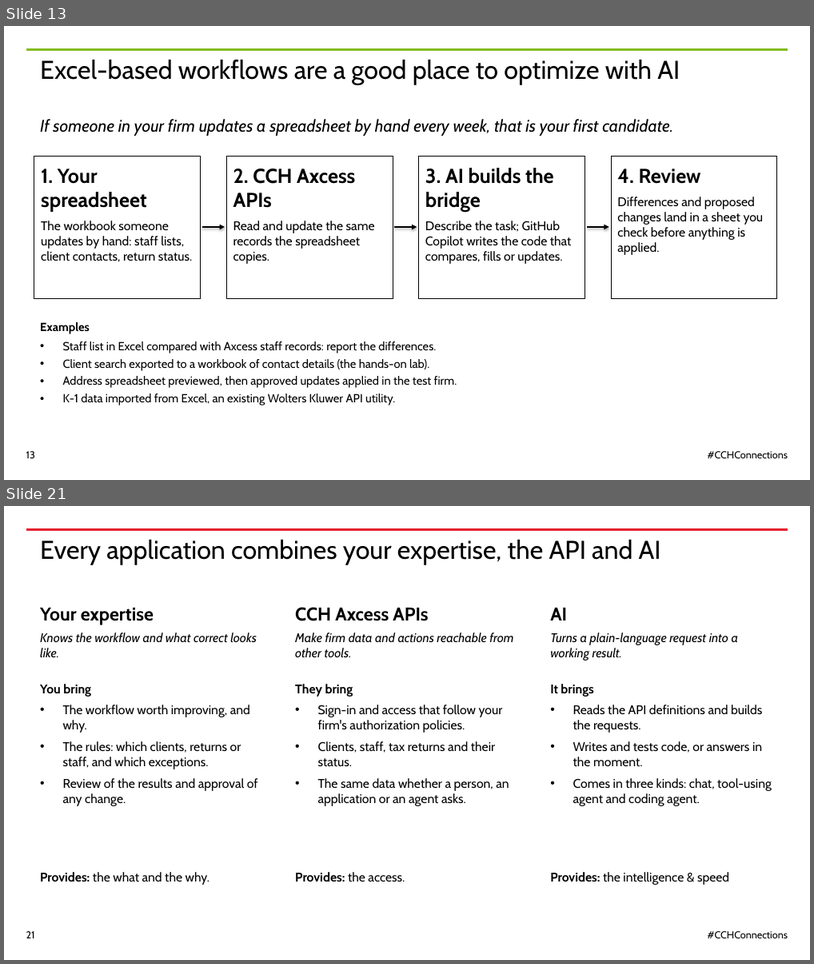
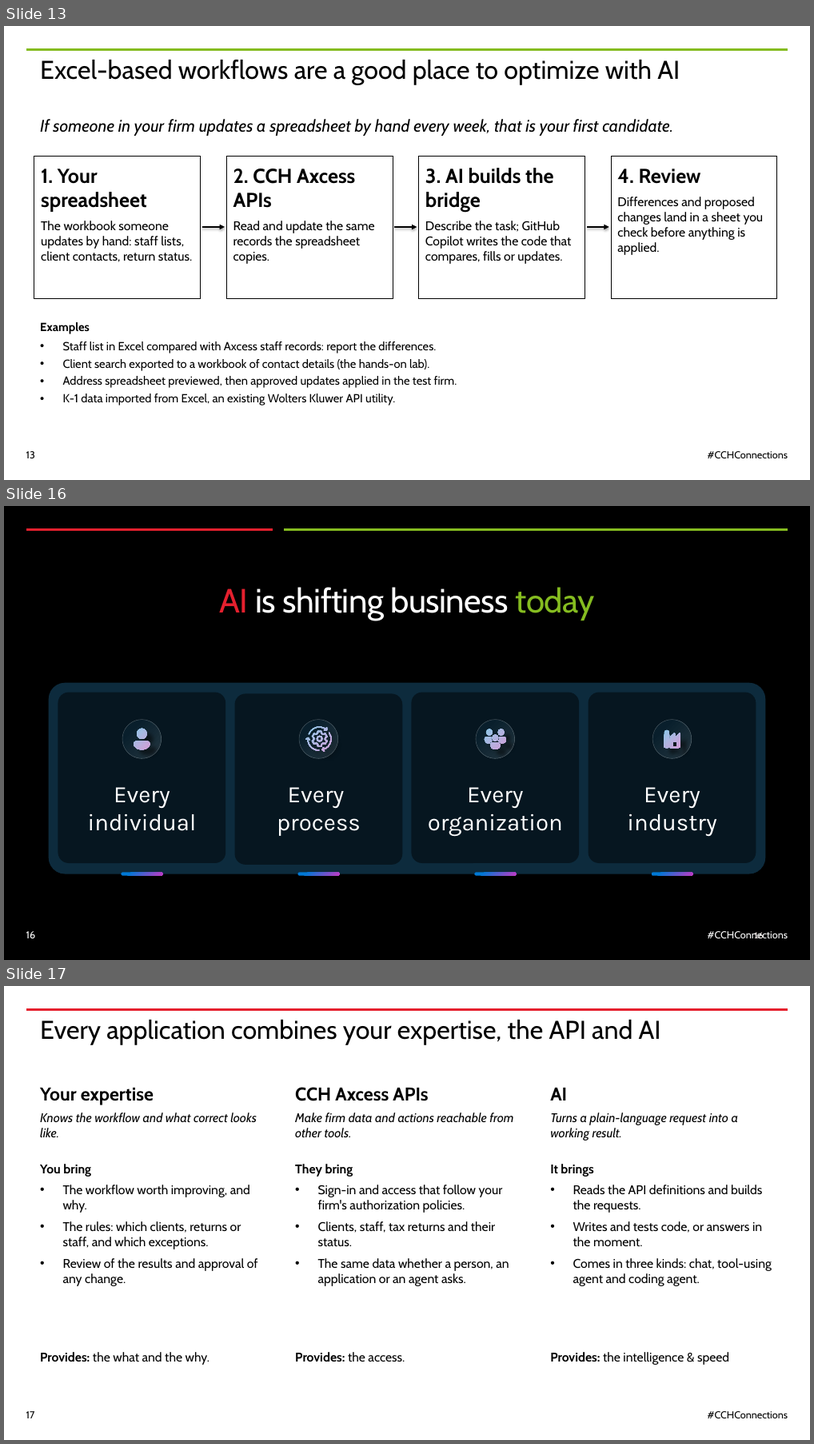
Before and after one commit to nathandyck/wk-tax-api, a slide deck: presentation/CCH-Connections-2026-WK-template.pptx. Shown one above the other, each under a label of ours: slides 13 and 21 before the commit, slides 13, 16 and 17 after it; the slides between them are not shown. The pictures are 814x964 and 814x1444 pixels, drawn with LibreOffice and Linux fonts; fonts in the diff are those of the drawing. Boxes give left, top, right and bottom in pixels: in the first picture for what was removed or moved away, otherwise in the second. Text is boxed around its words. In the diff, an @@ line names an element or a change of style, - is before the commit and + after.

```diff
--- a/presentation/CCH-Connections-2026-WK-template.pptx
+++ b/presentation/CCH-Connections-2026-WK-template.pptx
@@ slide 16 added at box(4, 506, 810, 960), background #000000 @@
@@ line added from (273, 529) to (26, 529), #E5202E 3 pt @@
@@ line added from (789, 529) to (284, 529), #85BC20 3 pt @@
@@ title added at box(220, 587, 595, 620), 40 pt, text #FFFFFF @@
+AI is shifting business today
@@ rounded rectangle added at box(49, 683, 766, 874), fill #0D2B3D @@
@@ rounded rectangle added at box(58, 692, 226, 863), fill #061620 @@
@@ rounded rectangle added at box(235, 693, 402, 864), fill #061620 @@
@@ rounded rectangle added at box(412, 692, 579, 863), fill #061620 @@
@@ rounded rectangle added at box(588, 692, 756, 863), fill #061620 @@
@@ ellipse added at box(122, 720, 162, 758), fill gradient #253741 to #091F2C, outline #FFFFFF 0.5 pt @@
@@ ellipse added at box(299, 720, 338, 758), fill gradient #253741 to #091F2C, outline #FFFFFF 0.5 pt @@
@@ ellipse added at box(476, 720, 514, 758), fill gradient #253741 to #091F2C, outline #FFFFFF 0.5 pt @@
@@ ellipse added at box(653, 720, 692, 758), fill gradient #253741 to #091F2C, outline #FFFFFF 0.5 pt @@
@@ freeform shape added at box(134, 728, 150, 749), fill gradient #8DC8E8 to #D59ED7 @@
@@ freeform shape added at box(306, 726, 332, 751), fill gradient #8DC8E8 to #D59ED7 @@
@@ freeform shape added at box(485, 728, 506, 749), fill gradient #8DC8E8 to #D59ED7 @@
@@ freeform shape added at box(664, 730, 681, 748), fill gradient #8DC8E8 to #D59ED7 @@
@@ text added at box(88, 787, 197, 831), 28 pt, text #FFFFFF @@
+Every individual
@@ text added at box(277, 787, 361, 836), 28 pt, text #FFFFFF @@
+Every
+process
@@ text added at box(428, 787, 563, 836), 28 pt, text #FFFFFF @@
+Every
+organization
@@ text added at box(627, 787, 717, 836), 28 pt, text #FFFFFF @@
+Every industry
@@ rounded rectangle added at box(122, 872, 163, 876), fill gradient #C03BC4 to #0078D4 @@
@@ rounded rectangle added at box(298, 872, 340, 876), fill gradient #C03BC4 to #0078D4 @@
@@ rounded rectangle added at box(474, 872, 516, 876), fill gradient #C03BC4 to #0078D4 @@
@@ rounded rectangle added at box(652, 872, 694, 876), fill gradient #C03BC4 to #0078D4 @@
@@ page number added at box(26, 931, 36, 938), 12 pt, text #FFFFFF @@
+16
@@ text added at box(708, 931, 788, 938), 12 pt, text #FFFFFF @@
+#CCHConnections
@@ page number added at box(754, 932, 764, 938), 10 pt, text #FFF8F5 @@
+16
@@ what was slide 21 is now slide 17 @@
@@ page number at box(26, 1411, 35, 1418): text changed @@
-21
+17
```
Also in this commit, not shown: 5 slides changed, 9 other slides added, 13 slides removed.
